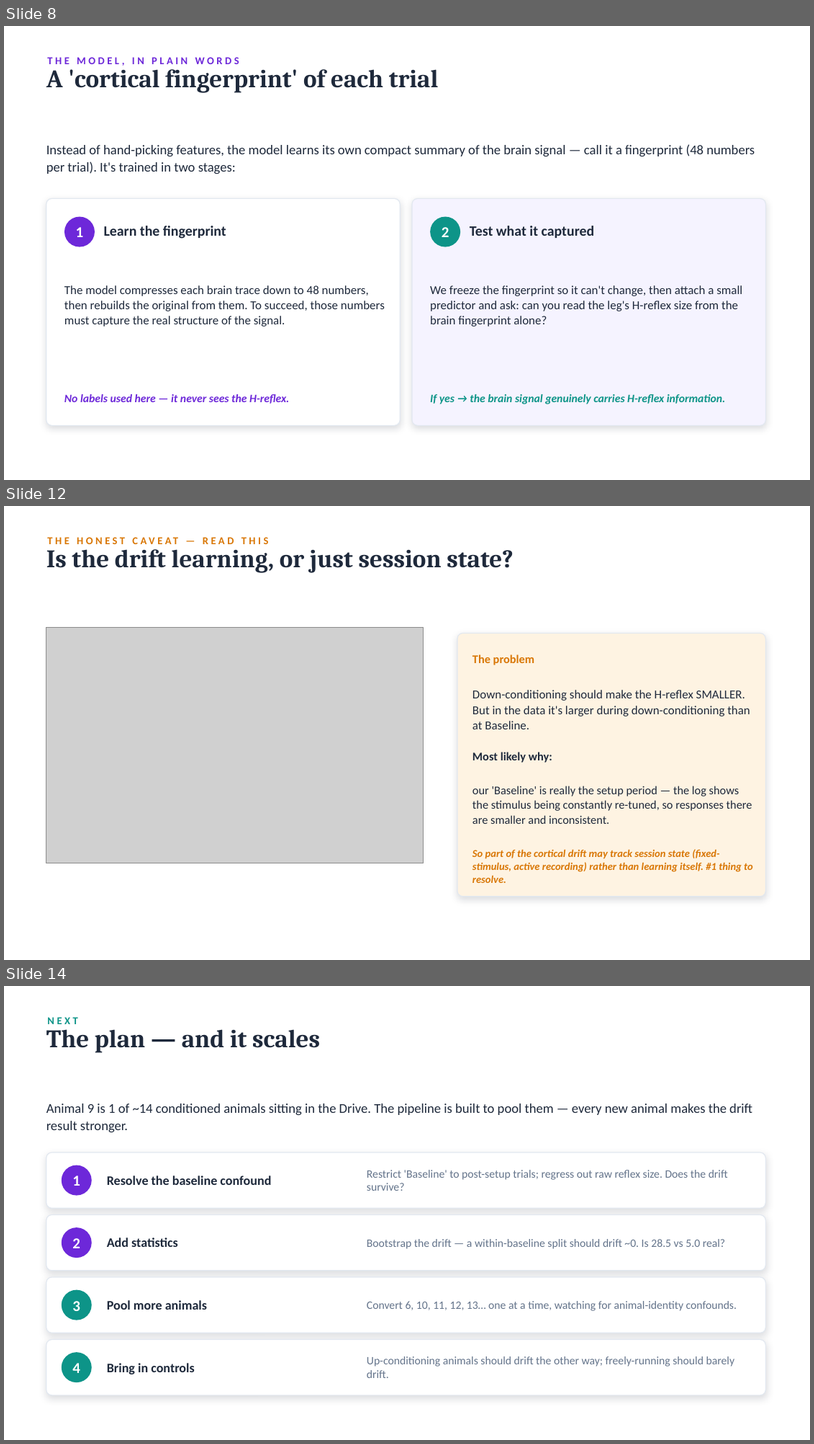
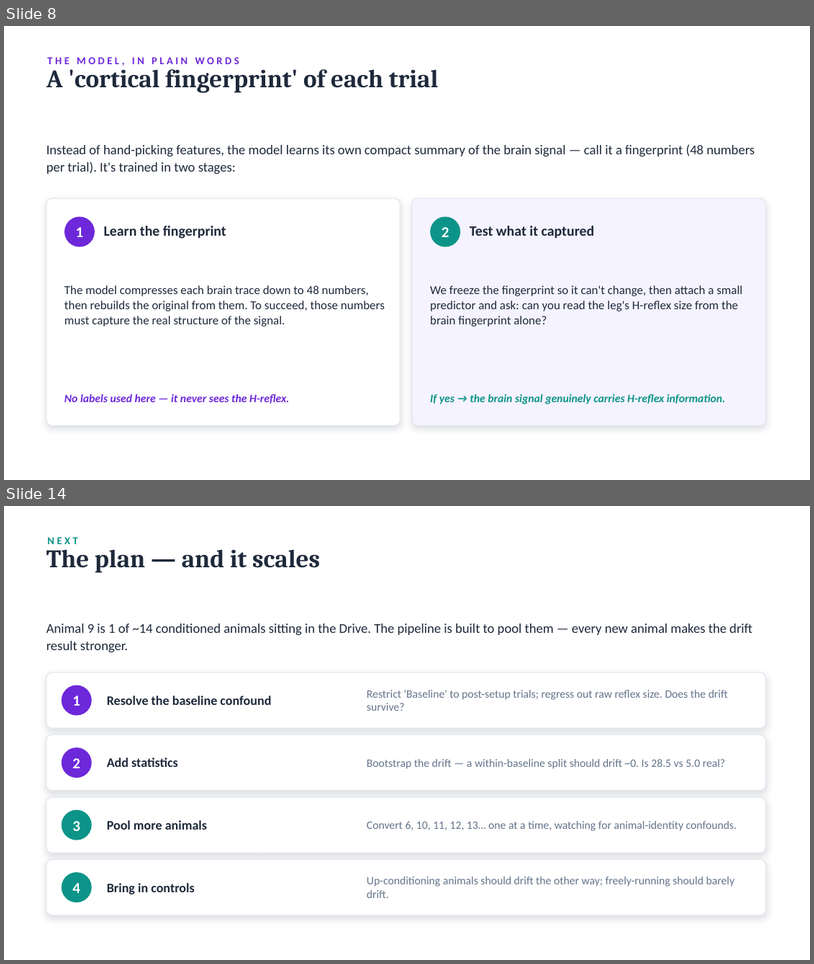
Before and after one commit to switchrao777/hroc-ncan, a slide deck: slides/HROC_Carp_Update_Animal9.pptx. Shown one above the other, each under a label of ours: slides 8, 12 and 14 before the commit, slides 8 and 14 after it; the slides between them are not shown. The pictures are 814x1444 and 814x964 pixels, drawn with LibreOffice and Linux fonts; fonts in the diff are those of the drawing; grey boxes stand for pictures. Boxes give left, top, right and bottom in pixels: in the first picture for what was removed or moved away, otherwise in the second. Text is boxed around its words. In the diff, an @@ line names an element or a change of style, - is before the commit and + after.

```diff
--- a/slides/HROC_Carp_Update_Animal9.pptx
+++ b/slides/HROC_Carp_Update_Animal9.pptx
@@ slide 12 removed at bbox=[4, 506, 810, 960], background #FFFFFF @@
@@ text removed at bbox=[47, 531, 774, 549] @@
-THE HONEST CAVEAT — READ THIS
@@ text removed at bbox=[46, 549, 514, 573] @@
-Is the drift learning, or just session state?
@@ picture removed at bbox=[46, 627, 424, 863] @@
@@ rounded rectangle removed at bbox=[458, 633, 766, 896] @@
@@ text removed at bbox=[473, 654, 535, 665] @@
-The problem
@@ text removed at bbox=[473, 690, 751, 729] @@
-Down-conditioning should make the H-reflex SMALLER. But in the data it's larger during down-conditioning than at Baseline.
@@ text removed at bbox=[473, 752, 553, 762] @@
-Most likely why:
@@ text removed at bbox=[473, 785, 753, 824] @@
-our 'Baseline' is really the setup period — the log shows the stimulus being constantly re-tuned, so responses there are smaller and inconsistent.
@@ text removed at bbox=[473, 849, 754, 883] @@
-So part of the cortical drift may track session state (fixed-stimulus, active recording) rather than learning itself. #1 thing to resolve.
```
Also in this commit, not shown: 3 slides changed, 3 slides added, 2 other slides removed, 3 other files.
